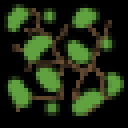
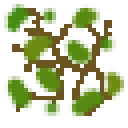
Before/after of a 128×128 layered artwork. What changed in the layer stack:
painted on "bg #2", masked it over 0, 0, 128, 120
painted on "bg", masked it over 12, 8, 112, 116
removed layer "bg #1" over 0, 0, 128, 128
